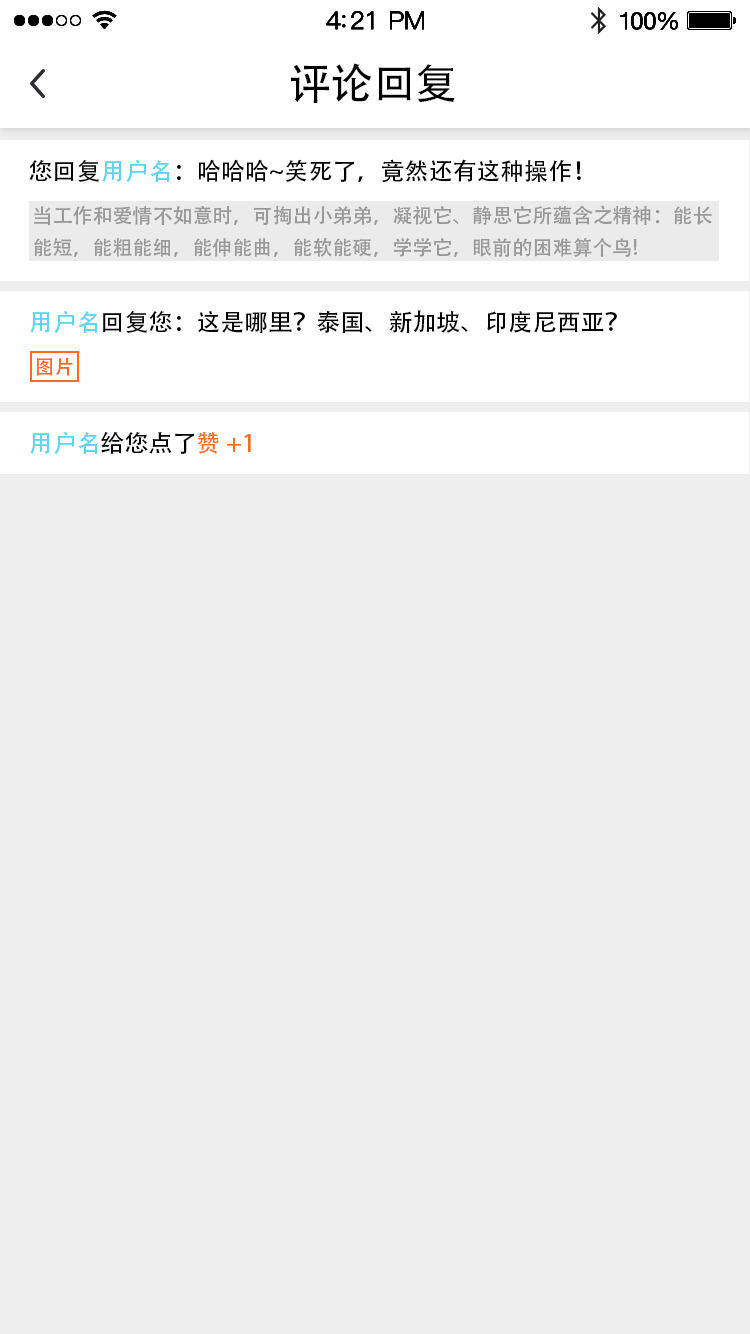
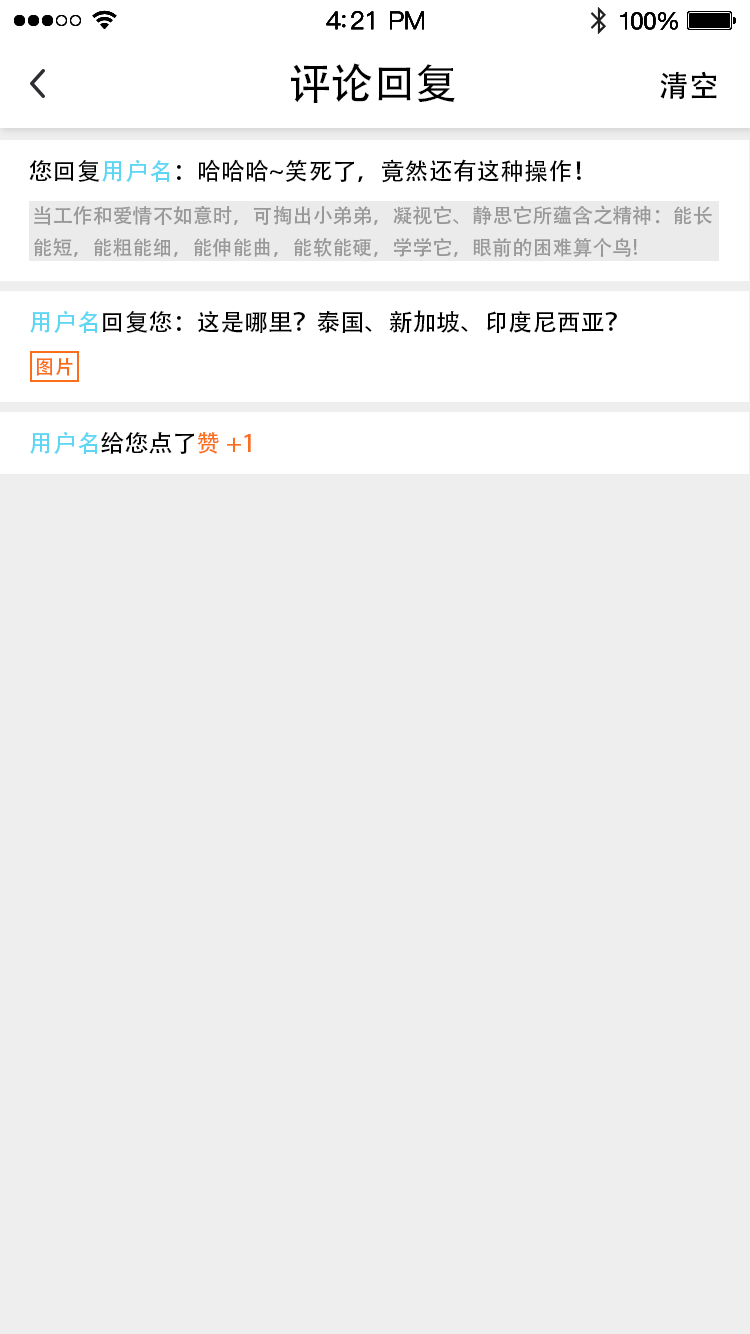
Layers edited between the first and the second 750×1334 image:
renamed "黑名单" to "清空", showed it, painted on it over <box>660,71,717,100</box>
